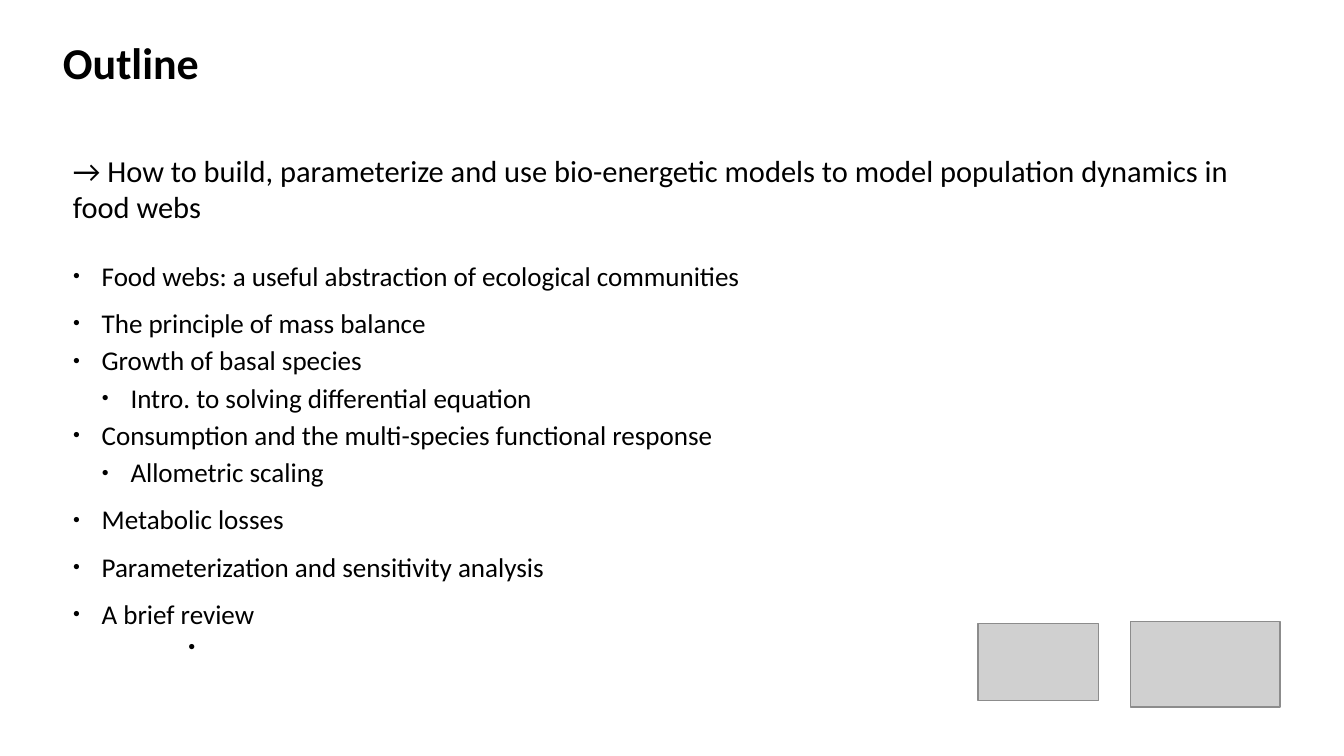
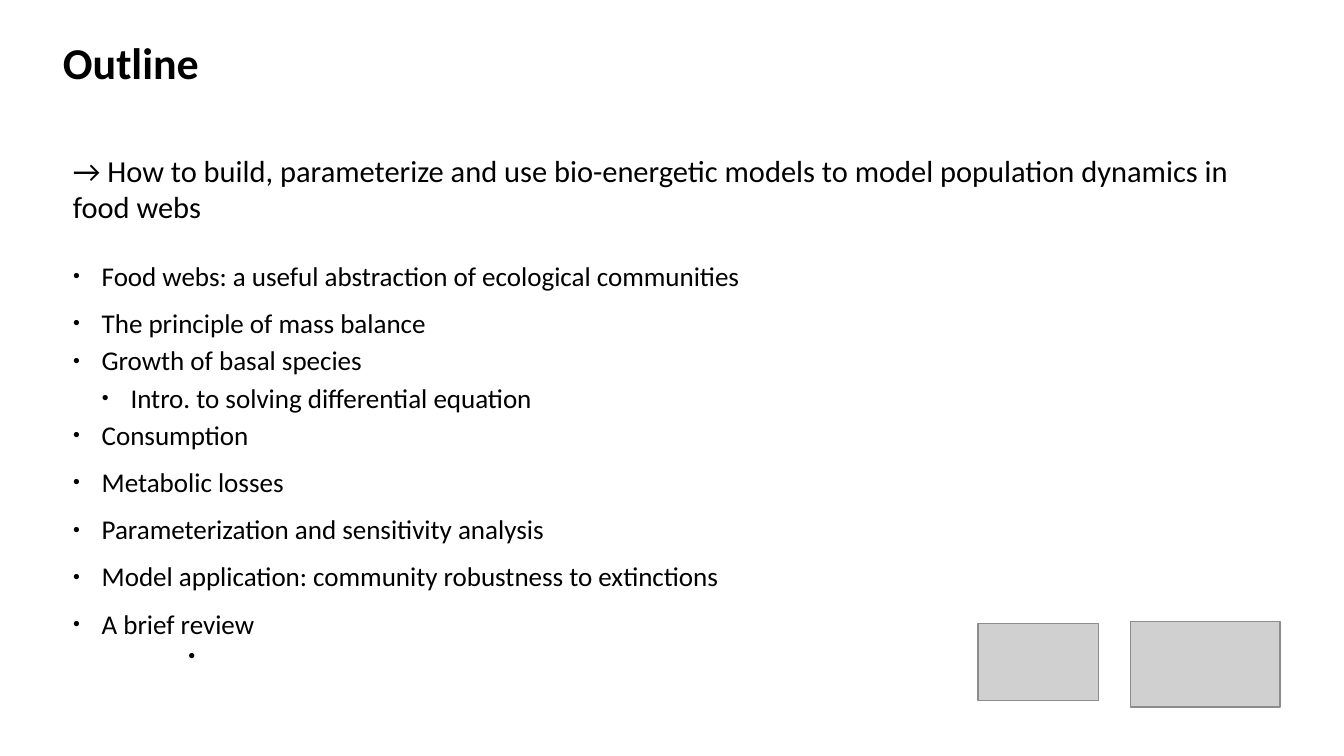
Before and after one commit to evadelmas/FoodwebsBioenergetics, a slide deck: slide 2 of slides.odp. Drawn at 1344x756 pixels with LibreOffice and Linux fonts; fonts in the diff are those of the drawing; grey boxes stand for pictures. Boxes give left, top, right and bottom in pixels: in the first picture for what was removed or moved away, otherwise in the second. Text is boxed around its words. In the diff, an @@ line names an element or a change of style, - is before the commit and + after.

```diff
--- a/slides.odp
+++ b/slides.odp
@@ text at [102, 426, 249, 450]: text changed @@
-● Consumption and the multi-species functional response
-  ● Allometric scaling
+● Consumption
@@ text at [102, 567, 717, 591]: paragraph added @@
+● Model application: community robustness to extinctions
```
Also in this commit, not shown: 4 other slides changed, 7 slides added, 1 slide removed.
